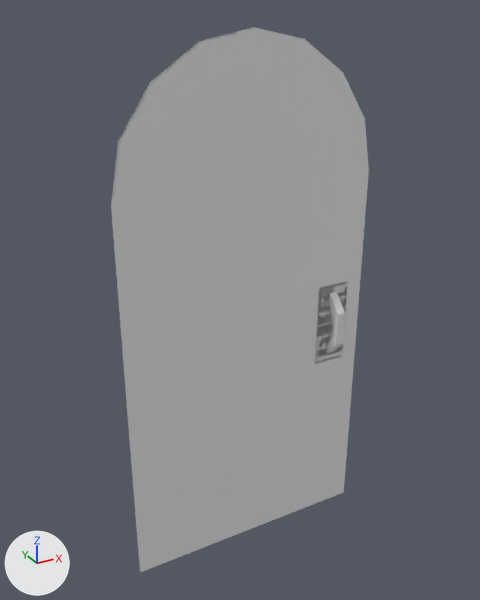
The OBJ model hole_normal_dataset/Door/D01139.obj, before and after one commit.
Both versions are drawn from a camera (50 mm lens) standing at (-0.266, -0.945, 1.001) and looking at (0.246, -0.014, 0.536). Lighting does not change. The marker at lower left points along +X, +Y and +Z. Where no turn or scale is listed for an object, it has been applied to the vertices. Vertices at the same position are counted once.

The older version as bpy lines, for what is in view:
```python
me_d01139 = bpy.data.meshes.new('D01139')
me_d01139.from_pydata(...)  # 5150 vertices, 10308 faces; spans x 0.025..0.5, y -0.057..-0.025, z 0.025..0.975
ob_d01139 = bpy.data.objects.new('D01139', me_d01139)
ob_d01139.location = (0.0, 0.0, 0.0)
```
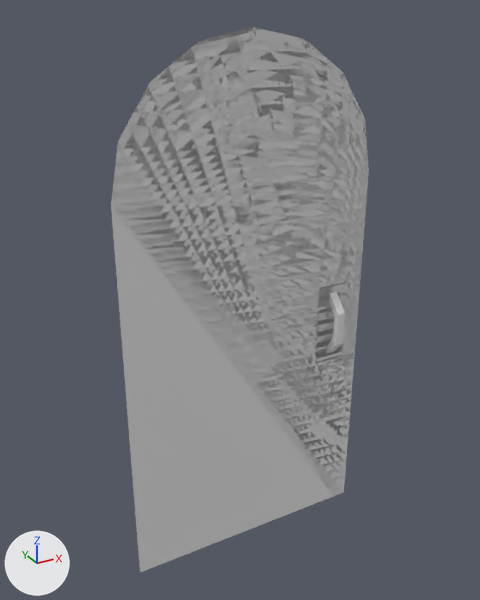
Diff of the bpy script that builds the scene:
```diff
--- a/hole_normal_dataset/Door/D01139.obj.py
+++ b/hole_normal_dataset/Door/D01139.obj.py
@@ me_d01139 @@
 # used by ob_d01139; location = (0.0, 0.0, 0.0)
-me_d01139.from_pydata(...)  # 5150 vertices, 10308 faces; spans x 0.025..0.5, y -0.057..-0.025, z 0.025..0.975
+me_d01139.from_pydata(...)  # 5148 vertices, 10299 faces; spans x 0.025..0.5, y -0.057..-0.025, z 0.025..0.975
+# me_d01139 part 1: 1 vertex removed from x 0.436, y -0.033, z 0.437
```

Changed parts and their boxes [x1, y1, x2, y2] in the pictures (480 x 600 px):
part 1 of me_d01139, deleted: before [327, 305, 334, 346]
